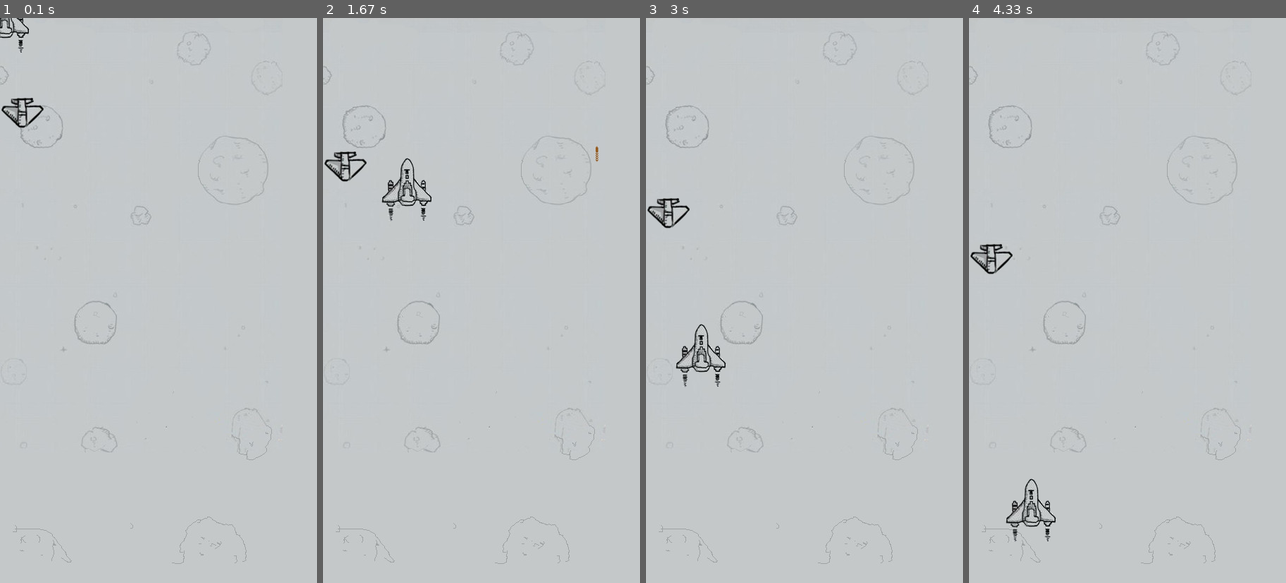
Above: before the commit, frames 1-4 (left to right).
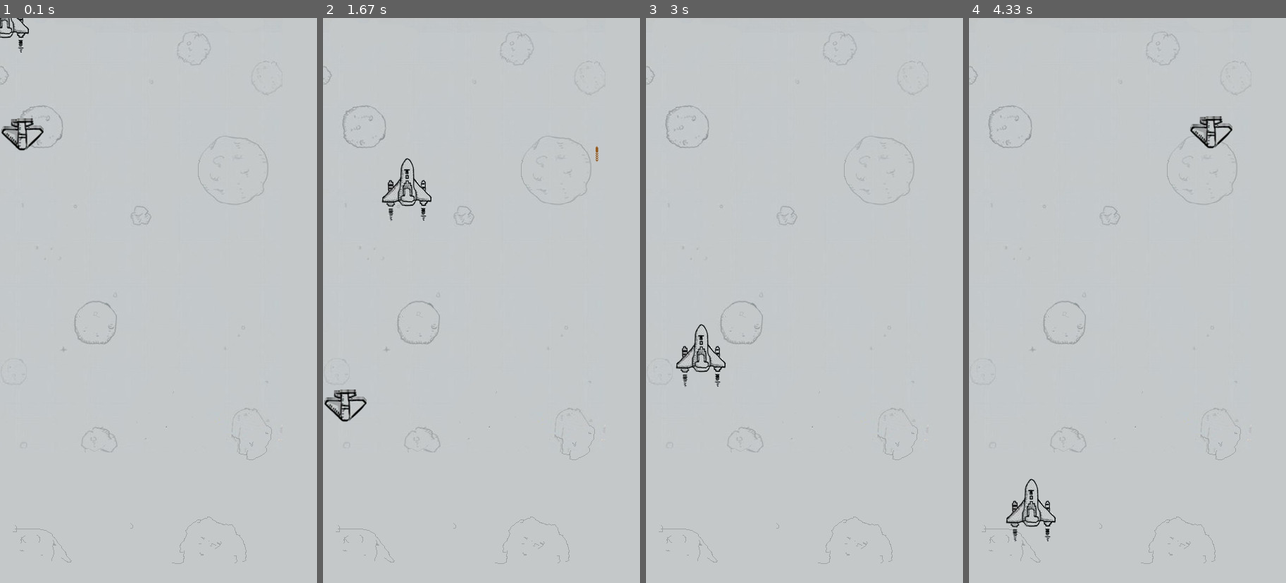
Above: after the commit, the same moments.

Repository: strugglebak/pygame-demo
Game: pygame game, started from mygame.py
Same seed, same stepped clock (60 frames per second), same inputs: the game is played once before the commit and once after it.
Inputs (mouse positions are in pixels of both pictures, inside the frame that each line leads up to):
- Up to frame 1 (0.1 s): no input
- Up to frame 2 (1.67 s): click (481, 300) at 0.38 s; click (513, 424) at 0.72 s; click (595, 498) at 1.05 s; click (405, 187) at 1.38 s
- Up to frame 3 (3 s): click (804, 368) at 1.72 s; click (760, 181) at 2.05 s; click (915, 447) at 2.38 s; click (699, 357) at 2.72 s
- Up to frame 4 (4.33 s): click (1035, 193) at 3.05 s; click (1051, 402) at 3.38 s; click (1241, 430) at 3.72 s; click (1032, 509) at 4.05 s

The runs differ from the first frame. In frame 1, 0.6% of the frame differs, in the area x 0-14%, y 14-24%; in frame 2, 0.7%, in the area x 0-14%, y 23-72%; in frame 3, 0.3%; in frame 4, 0.7%.

Commit message:
实现了多个敌机出现在游戏画面上的效果，方法类似与上一个版本中的多个子弹射出的实现

Diff:
--- a/mygame.py
+++ b/mygame.py
@@ -37,6 +37,11 @@
 for i in range(0, bullet_num):
 	bullet_list.append(bullet)
 
+enemy_num = 5
+enemy_list = []
+for i in range(0,enemy_num):
+	enemy_list.append(enemy)
+
 while True:
 	for event in pygame.event.get():
 		if event.type == pygame.QUIT:
@@ -56,13 +61,14 @@
 			t_bullet.move()
 			screen.blit(t_bullet.image, (t_bullet.x, t_bullet.y))
 
-	enemy.move()
-
 	(x, y) = pygame.mouse.get_pos()
 	x -= plane.get_width() / 2
 	y -= plane.get_height() / 2
 
 	screen.blit(plane, (x, y))
-	screen.blit(enemy.image, (enemy.x, enemy.y))
+
+	for t_enemy in enemy_list:
+		t_enemy.move()
+		screen.blit(t_enemy.image, (t_enemy.x, t_enemy.y))
 
 	pygame.display.update()
